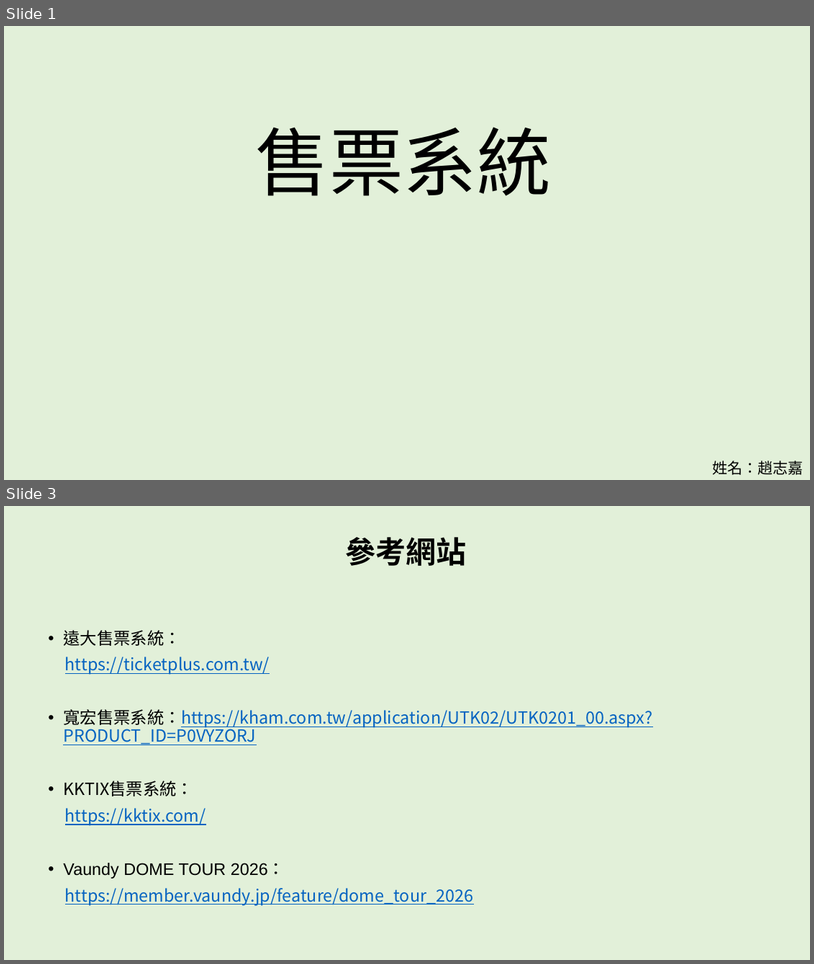
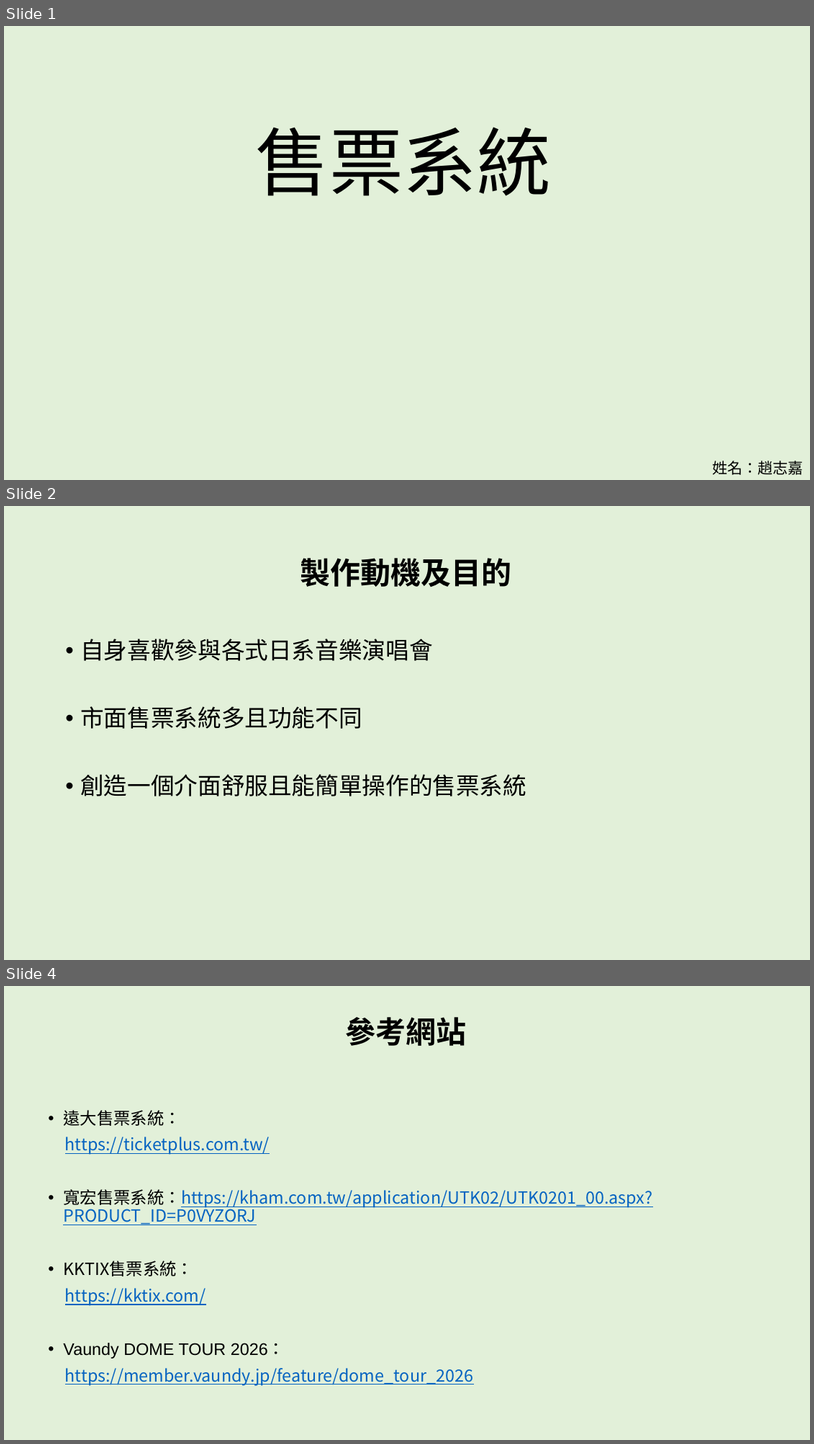
Before and after one commit to ZHAO-ZHIJIA/tixmart, a slide deck: MyProjects/PPT/售票.pptx. Shown one above the other, each under a label of ours: slides 1 and 3 before the commit, slides 1, 2 and 4 after it; the slides between them are not shown. The pictures are 814x964 and 814x1444 pixels, drawn with LibreOffice and Linux fonts; fonts in the diff are those of the drawing. Boxes give left, top, right and bottom in pixels: in the first picture for what was removed or moved away, otherwise in the second. Text is boxed around its words. In the diff, an @@ line names an element or a change of style, - is before the commit and + after.

```diff
--- a/MyProjects/PPT/售票.pptx
+++ b/MyProjects/PPT/售票.pptx
@@ slide 2 added at box(4, 506, 810, 960), background #E2F0D9 @@
@@ text added at box(300, 558, 512, 587), 36 pt, text #000000, bold @@
+製作動機及目的
@@ text added at box(80, 638, 527, 796), 28 pt, text #000000 @@
+• 自身喜歡參與各式日系音樂演唱會
+• 市面售票系統多且功能不同
+• 創造一個介面舒服且能簡單操作的售票系統
@@ what was slide 3 is now slide 4 @@
```
Also in this commit, not shown: 1 slide changed.
